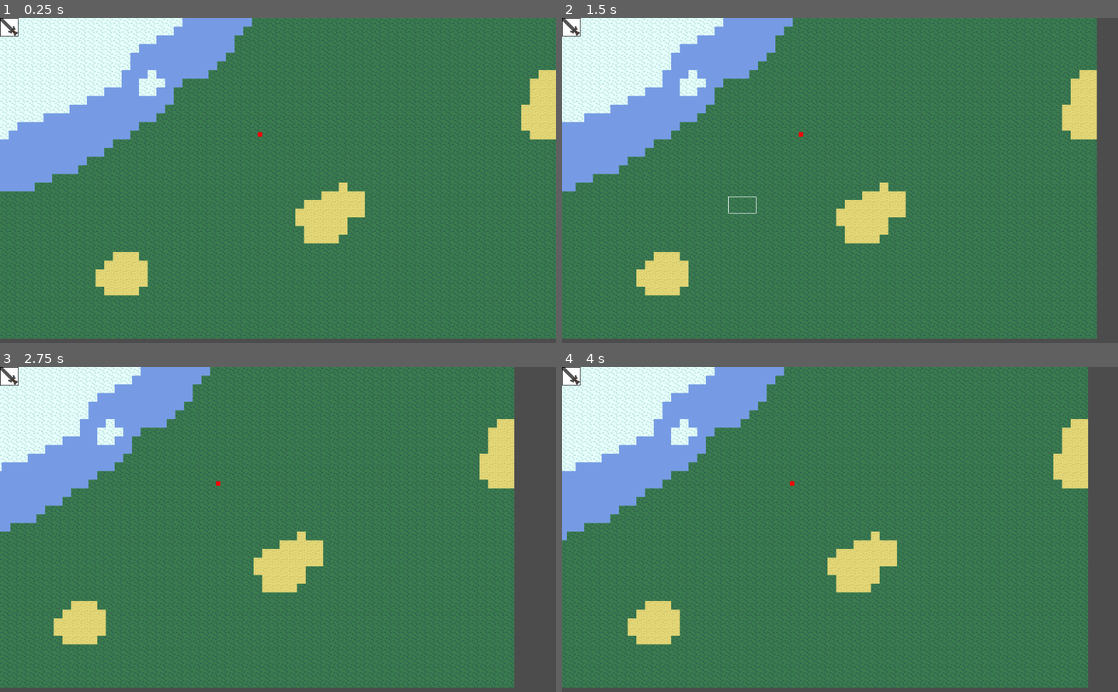
Above: before the commit, frames 1-4 (two rows, left to right).
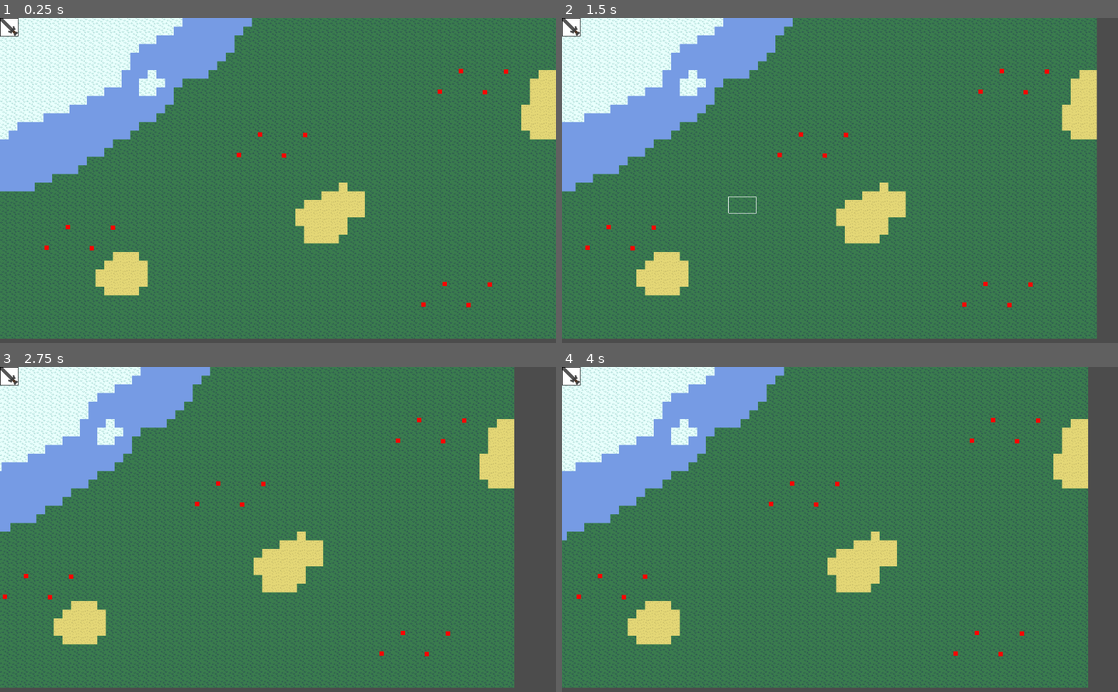
Above: after the commit, the same moments.

Repository: Yagoi23/2D-RTS
Game: Godot game, scene res://Level/Level.tscn
The game is run twice, just before and just after one commit, with the same random seed, the same clock (stepped at 60 frames per second) and the same inputs.
Inputs (mouse positions are in pixels of both pictures, inside the frame that each line leads up to):
- Up to frame 1 (0.25 s): no input
- Up to frame 2 (1.5 s): tap Enter at 0.5 s; move the mouse to (962, 164) at 0.52 s; hold D (player_move_right) 0.53-1.25 s; hold Ctrl (decrease_camera_speed) 0.53-1.25 s; click (962, 164) at 0.67 s; drag from (728, 196) to (812, 245) at 1.27 s
- Up to frame 3 (2.75 s): tap Space at 2 s; move the mouse to (333, 458) at 2.02 s; hold D (player_move_right) from 2.03 s (still down); hold Ctrl (decrease_camera_speed) from 2.03 s (still down); click (333, 458) at 2.17 s
- Up to frame 4 (4 s): release D (player_move_right) at 2.75 s; release Ctrl (decrease_camera_speed) at 2.75 s; drag from (812, 594) to (673, 480) at 2.77 s; move the mouse to (1006, 578) at 3.52 s; hold A (player_move_left) from 3.53 s (still down); hold Ctrl (decrease_camera_speed) from 3.53 s (still down); click (1006, 578) at 3.67 s

The runs differ from the first frame. In frame 1, 0.2% of the frame differs, in the area x 8-92%, y 15-90%; in frame 2, 0.2%, in the area x 4-88%, y 15-90%; in frame 3, 0.2%; in frame 4, 0.2%.

Commit message:
movement
made units move

Diff:
--- a/Level/Level.tscn
+++ b/Level/Level.tscn
@@ -14,5 +14,52 @@
 
 [node name="Player" parent="." instance=ExtResource( 3 )]
 
-[node name="Unit" parent="." instance=ExtResource( 2 )]
+[node name="YSort" type="YSort" parent="."]
+
+[node name="Unit" parent="YSort" instance=ExtResource( 2 )]
 position = Vector2( 479, 215 )
+
+[node name="Unit2" parent="YSort" instance=ExtResource( 2 )]
+position = Vector2( 440, 253 )
+
+[node name="Unit3" parent="YSort" instance=ExtResource( 2 )]
+position = Vector2( 562, 216 )
+
+[node name="Unit4" parent="YSort" instance=ExtResource( 2 )]
+position = Vector2( 523, 254 )
+
+[node name="Unit5" parent="YSort" instance=ExtResource( 2 )]
+position = Vector2( 125, 386 )
+
+[node name="Unit6" parent="YSort" instance=ExtResource( 2 )]
+position = Vector2( 86, 424 )
+
+[node name="Unit7" parent="YSort" instance=ExtResource( 2 )]
+position = Vector2( 208, 387 )
+
+[node name="Unit8" parent="YSort" instance=ExtResource( 2 )]
+position = Vector2( 169, 425 )
+
+[node name="Unit9" parent="YSort" instance=ExtResource( 2 )]
+position = Vector2( 819, 491 )
+
+[node name="Unit10" parent="YSort" instance=ExtResource( 2 )]
+position = Vector2( 780, 529 )
+
+[node name="Unit11" parent="YSort" instance=ExtResource( 2 )]
+position = Vector2( 902, 492 )
+
+[node name="Unit12" parent="YSort" instance=ExtResource( 2 )]
+position = Vector2( 863, 530 )
+
+[node name="Unit13" parent="YSort" instance=ExtResource( 2 )]
+position = Vector2( 849, 98 )
+
+[node name="Unit14" parent="YSort" instance=ExtResource( 2 )]
+position = Vector2( 810, 136 )
+
+[node name="Unit15" parent="YSort" instance=ExtResource( 2 )]
+position = Vector2( 932, 99 )
+
+[node name="Unit16" parent="YSort" instance=ExtResource( 2 )]
+position = Vector2( 893, 137 )
--- a/Player/Player.gd
+++ b/Player/Player.gd
@@ -72,5 +72,9 @@
 		if dragging:
 			if event is InputEventMouseMotion:
 				select_draw.update_status(drag_start, event.position, dragging)
+		if event is InputEventMouseButton and event.button_index == BUTTON_RIGHT:
+			if event.pressed:
+				for unit in selected:
+					unit.collider.move_to(event.position)
 	if STATE == state.BUILD:
 		print("Build")
--- a/Units/Unit.gd
+++ b/Units/Unit.gd
@@ -2,13 +2,43 @@
 
 
 var selected
+var target = Vector2.ZERO
+var velocity = Vector2.ZERO
+var speed = 60
+var target_max = 1
+
 onready var SelectedIcon = $SelectedIcon
-#onready var sprite = $ColorRect
+
+#var slide_count
+const move_threshold = 0.025
+var last_position = Vector2.ZERO
+var major_target = Vector2.ZERO
+#var last_distance_to_target = Vector2.ZERO
+#var current_distance_to_target = Vector2.ZERO
+
+onready var MoveTimer = $MoveTimer
 
 func _ready():
 	selected = false
 	SelectedIcon.visible = false
-	#sprite.color = Color(0,0,0)
+	target = position
+
+func _physics_process(delta):
+	velocity = Vector2.ZERO
+	if position.distance_to(target) > target_max:
+		velocity = position.direction_to(target) * speed
+	velocity = move_and_slide(velocity)
+	if get_slide_count() and MoveTimer.is_stopped():
+		MoveTimer.start()
+		last_position = position
+		#last_distance_to_target = position.distance_to(target)
+
+func move_to(tar):
+	target = tar
+	#major_target = tar
+
+
+#onready var sprite = $ColorRect
 
 func select():
 	selected = true
@@ -19,3 +49,14 @@
 	selected = false
 	SelectedIcon.visible = false
 	#sprite.color = Color(0,0,0)
+
+
+func _on_MoveTimer_timeout():
+	if get_slide_count():
+		if last_position.distance_to(target) < position.distance_to(target) + move_threshold:
+			target = position
+	#else:
+		#target = major_target
+		#current_distance_to_target = position.distance_to(target)
+		#if last_distance_to_target < current_distance_to_target + move_threshold:
+			#target = position
--- a/Units/Unit.tscn
+++ b/Units/Unit.tscn
@@ -3,8 +3,7 @@
 [ext_resource path="res://Units/SelectedUnitIcon.png" type="Texture" id=1]
 [ext_resource path="res://Units/Unit.gd" type="Script" id=2]
 
-[sub_resource type="CircleShape2D" id=1]
-radius = 5.0
+[sub_resource type="RectangleShape2D" id=1]
 
 [node name="Unit" type="KinematicBody2D"]
 script = ExtResource( 2 )
@@ -14,6 +13,7 @@
 
 [node name="CollisionShape2D" type="CollisionShape2D" parent="."]
 position = Vector2( 0, 4 )
+scale = Vector2( 0.5, 0.5 )
 shape = SubResource( 1 )
 
 [node name="ColorRect" type="ColorRect" parent="."]
@@ -22,3 +22,8 @@
 margin_right = 4.0
 margin_bottom = 4.0
 color = Color( 1, 0, 0, 1 )
+
+[node name="MoveTimer" type="Timer" parent="."]
+wait_time = 0.1
+
+[connection signal="timeout" from="MoveTimer" to="." method="_on_MoveTimer_timeout"]
